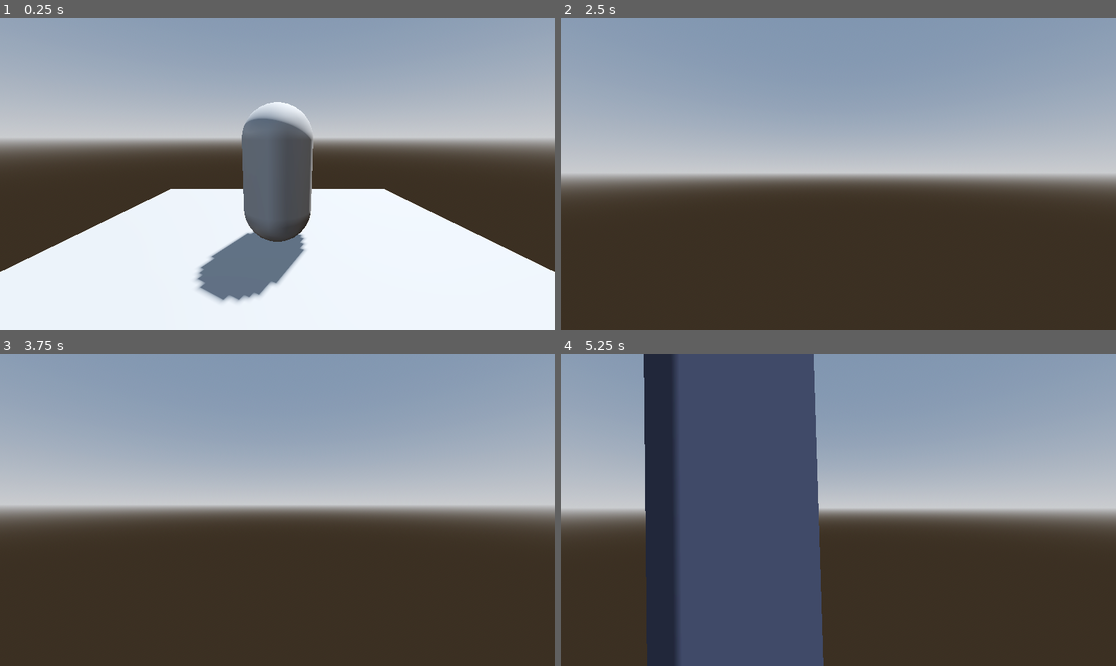
Above: before the commit, frames 1-4 (two rows, left to right).
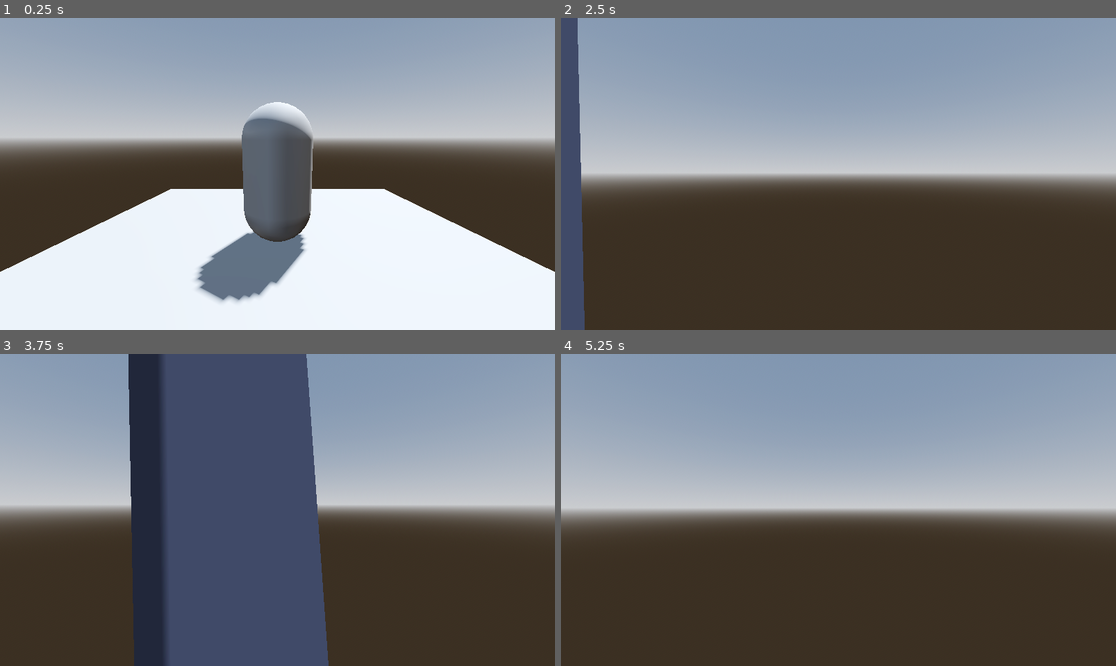
Above: after the commit, the same moments.

Repository: RiddleASL/silent-krills-2
Game: Godot game, scene res://devlevel.tscn
Same seed, same stepped clock (60 frames per second), same inputs: the game is played once before the commit and once after it. Before the commit the project has no main scene; this scene is started directly in both runs. The engine's default icon, where the game draws it, is replaced by a stand-in: a white triangle on a blue panel in a dark square.
Inputs (mouse positions are in pixels of both pictures, inside the frame that each line leads up to):
- Up to frame 1 (0.25 s): no input
- Up to frame 2 (2.5 s): tap Enter at 0.5, 2 s; move the mouse to (866, 174) at 0.52 s; hold W (forward) from 0.53 s (still down); tap V (view) at 0.6, 1.35, 2.1 s; tap Space at 1.25 s; move the mouse to (810, 174) at 1.27 s; move the mouse to (849, 167) at 2.02 s
- Up to frame 3 (3.75 s): keep holding W (forward); move the mouse to (271, 516) at 2.77 s; tap V (view) at 2.85, 3.6 s; tap Space at 3.5 s; move the mouse to (316, 513) at 3.52 s
- Up to frame 4 (5.25 s): keep holding W (forward); move the mouse to (794, 506) at 4.27 s; tap V (view) at 4.35, 5.1 s; tap Enter at 5 s; move the mouse to (844, 510) at 5.02 s

The runs differ from the first frame. In frame 1, less than 0.1% of the frame differs, in the area x 0-100%, y 58-81%; in frame 2, 3.6%; in frame 3, 34%, in the area x 23-60%, y 0-100%; in frame 4, 31%.

Commit message:
GFX Rotate to CAm
smelly bahhh

Diff:
--- a/devlevel.tscn
+++ b/devlevel.tscn
@@ -40,3 +40,4 @@
 skeleton = NodePath("")
 
 [node name="Player" parent="." unique_id=777989571 instance=ExtResource("1_70rxs")]
+transform = Transform3D(1, 0, 0, 0, 1, 0, 0, 0, 1, 0, 1.5, 0)
--- a/player.gd
+++ b/player.gd
@@ -1,5 +1,5 @@
 extends CharacterBody3D
-
+# moon smells
 
 @export var walkSpeed := 500
 @export var runSpeed := 800
@@ -8,10 +8,11 @@
 @onready var thirdPersonCamera := $SpringArm3D/Node3D/Camera_TP
 @onready var thirdPersonCameraRoot := $SpringArm3D # third person camera root
 @onready var firstPersonCameraRoot := $Camera_FP_Root
+@onready var GFX := $GFX
 
 var LERP_SLOW := 0.1
 var SPEED
-var dir
+var dir: Vector2
 var isFirstPerson
 
 func _ready():
@@ -28,6 +29,8 @@
 	velocity.z = lerp(velocity.z, dir.y * SPEED * delta, LERP_SLOW)
 	move_and_slide()
 
+	handleGFXRot()
+
 func _input(event: InputEvent):
 	if event is InputEventMouseMotion:
 		if isFirstPerson:
@@ -43,6 +46,9 @@
 		isFirstPerson = !isFirstPerson
 		firstToThirdPerson()
 
+func handleGFXRot():
+	if dir.length() > .1:
+		GFX.rotation.y = lerp(GFX.rotation.y, thirdPersonCameraRoot.rotation.y, LERP_SLOW/2)
 
 func firstToThirdPerson():
 	if isFirstPerson:
--- a/player.tscn
+++ b/player.tscn
@@ -13,10 +13,13 @@
 [node name="CollisionShape3D" type="CollisionShape3D" parent="." unique_id=1967821713]
 shape = SubResource("CapsuleShape3D_sh265")
 
-[node name="MeshInstance3D" type="MeshInstance3D" parent="." unique_id=586528532]
+[node name="GFX" type="Node3D" parent="." unique_id=510926219]
+
+[node name="TempMesh" type="MeshInstance3D" parent="GFX" unique_id=586528532]
 mesh = SubResource("CapsuleMesh_4flbx")
+skeleton = NodePath("../..")
 
-[node name="Sprite3D" type="Sprite3D" parent="." unique_id=1161293952]
+[node name="Sprite3D" type="Sprite3D" parent="GFX" unique_id=1161293952]
 transform = Transform3D(0.405, 0, 0, 0, 0.405, 0, 0, 0, 0.405, 0, 0.5272597, -0.5338868)
 texture = ExtResource("2_onrkg")
 
--- a/project.godot
+++ b/project.godot
@@ -15,6 +15,7 @@
 [application]
 
 config/name="Silent Krills 2"
+run/main_scene="uid://dtv3w253flmpv"
 config/features=PackedStringArray("4.6", "Forward Plus")
 run/max_fps=60
 config/icon="res://icon.svg"
Not shown: 1 places in devlevel.tscn that only renumber resources
Not shown: 1 places in player.tscn that only renumber resources
